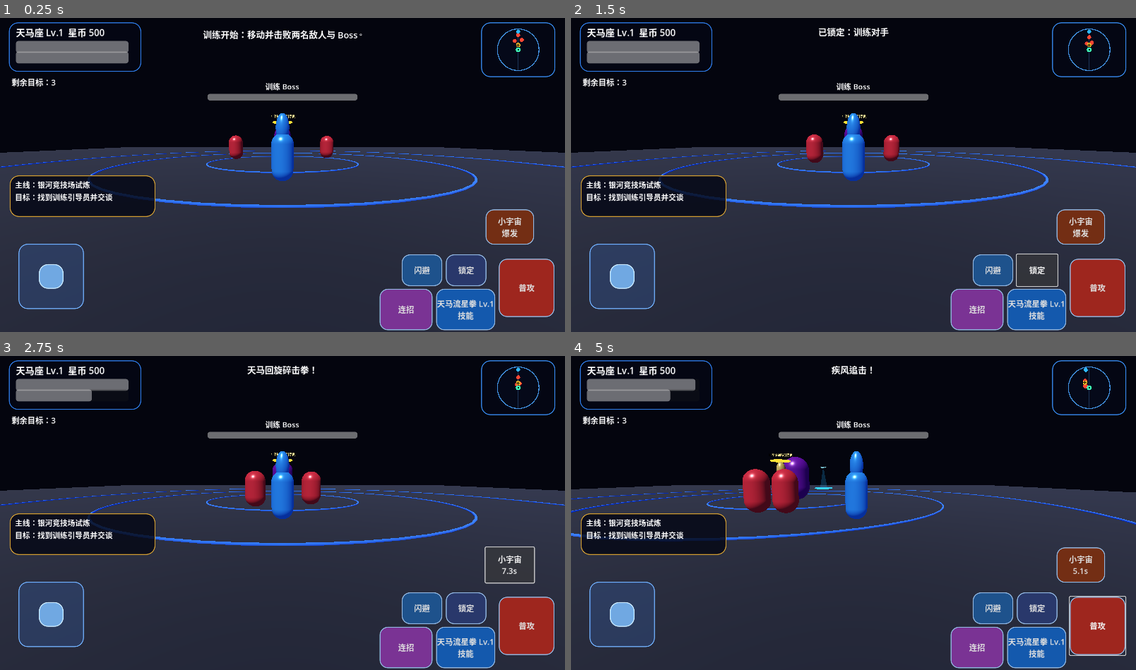
Above: before the commit, frames 1-4 (two rows, left to right).
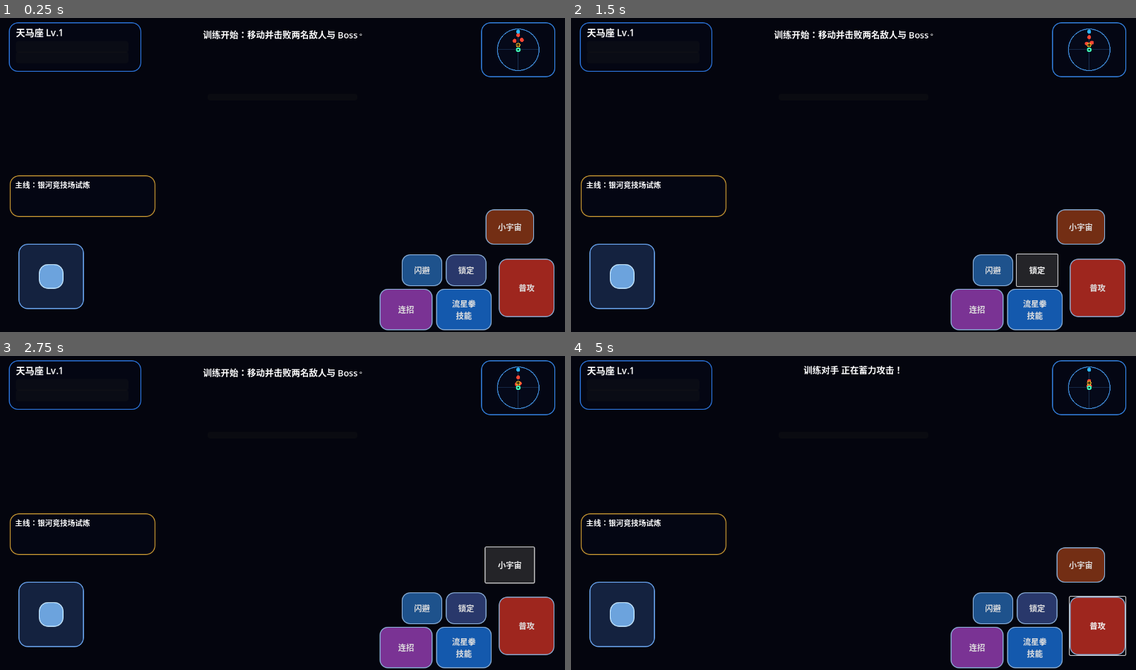
Above: after the commit, the same moments.

Repository: Qazwesrd/Saint-Seiya-Universe-War
Game: Godot game, scene res://scenes/main.tscn
The game is run twice, just before and just after one commit, with the same random seed, the same clock (stepped at 60 frames per second) and the same inputs.
Inputs (mouse positions are in pixels of both pictures, inside the frame that each line leads up to):
- Up to frame 1 (0.25 s): no input
- Up to frame 2 (1.5 s): click "闪避" at 0.5 s; click "锁定" at 1.25 s
- Up to frame 3 (2.75 s): click (508, 566) at 2 s, where only the run before the commit has a clickable "小宇宙 爆发"
- Up to frame 4 (5 s): click (1079, 566) at 2.75 s, where only the run before the commit has a clickable "小宇宙 7.3s"; click (1079, 566) at 3.5 s, where only the run before the commit has a clickable "小宇宙 6.6s"; tap Enter (ui_accept) at 4.25, 4.52 s; move the mouse to (977, 494) at 4.27 s; hold Right (ui_right) from 4.28 s (still down); click (977, 494) at 4.42 s

The runs differ from the first frame. In frame 1, 52% of the frame differs, in the area x 0-100%, y 1-100%; in frame 2, 52%; in frame 3, 52%; in frame 4, 52%.
Error after the commit: Parse Error: Expected closing "}" after dictionary elements. (res://scripts/skill_system.gd:15)

Commit message:
Build expanded nine-class skill catalog and passives

Diff:
--- a/game/scripts/skill_system.gd
+++ b/game/scripts/skill_system.gd
@@ -13,6 +13,16 @@
         "combo_range": 8.5, "combo_knockback": 9.0, "combo_launch": 3.8,
         "burst_range": 5.0, "burst_knockback": 12.0, "burst_launch": 4.5,
         "color": Color(0.18, 0.72, 1.0)
+        "abilities": [
+            {"id":"pegasus_skill_1","name":"流星突袭","description":"高速突进并连续打击，命中后短暂减速目标。","type":"突进","role":"单体","unlock_level":1,"cost":12,"cooldown":4},
+            {"id":"pegasus_skill_2","name":"星辰乱坠","description":"跃起后向前方区域连续轰击，适合追击与清场。","type":"范围","role":"群体","unlock_level":5,"cost":18,"cooldown":8},
+            {"id":"pegasus_skill_3","name":"流星爆裂拳","description":"短时间内快速打出多段拳击，积累斗志。","type":"连击","role":"单体","unlock_level":10,"cost":22,"cooldown":10},
+            {"id":"pegasus_skill_4","name":"回旋碎击拳","description":"抓取近身目标并重击摔落，造成倒地硬直。","type":"投技","role":"控制","unlock_level":18,"cost":25,"cooldown":14},
+            {"id":"pegasus_skill_5","name":"裂风踢","description":"旋身踢击周围敌人并获得短暂移速提升。","type":"机动","role":"群体","unlock_level":28,"cost":28,"cooldown":18},
+            {"id":"pegasus_skill_6","name":"闪影流星拳","description":"高速残影突袭，终段造成强力击倒。","type":"终结","role":"单体","unlock_level":40,"cost":35,"cooldown":28}
+        ],
+        "passive": {"name":"不屈斗志","description":"连续命中积累斗志；斗志满时下一次技能伤害提高。","effect":"combo_damage","value":0.08},
+        "resource_name": "斗志",
     },
     "dragon": {
         "class_name": "天龙座", "style": "强力破防与挑空",
@@ -24,6 +34,16 @@
         "combo_range": 7.8, "combo_knockback": 11.0, "combo_launch": 5.0,
         "burst_range": 6.5, "burst_knockback": 13.0, "burst_launch": 5.5,
         "color": Color(0.25, 0.85, 0.55)
+        "abilities": [
+            {"id":"dragon_skill_1","name":"龙纹之盾","description":"举盾格挡正面攻击，成功防御时恢复小宇宙。","type":"防御","role":"减伤","unlock_level":1,"cost":12,"cooldown":4},
+            {"id":"dragon_skill_2","name":"升龙阵","description":"向前方跃起挑击，击飞并打断普通敌人。","type":"挑空","role":"控制","unlock_level":5,"cost":18,"cooldown":8},
+            {"id":"dragon_skill_3","name":"真龙连牙","description":"连续重拳压制单体，末击破防。","type":"破防","role":"单体","unlock_level":10,"cost":22,"cooldown":10},
+            {"id":"dragon_skill_4","name":"庐山龙飞翔","description":"旋身冲锋撞开周围敌人。","type":"冲锋","role":"群体","unlock_level":18,"cost":25,"cooldown":14},
+            {"id":"dragon_skill_5","name":"龙之咆哮","description":"短时间提高防御与仇恨吸引能力。","type":"守护","role":"增益","unlock_level":28,"cost":28,"cooldown":18},
+            {"id":"dragon_skill_6","name":"庐山百龙霸","description":"召唤群龙之力轰击大范围敌人。","type":"奥义","role":"范围","unlock_level":40,"cost":35,"cooldown":28}
+        ],
+        "passive": {"name":"龙盾守护","description":"受到正面伤害时获得额外减伤，格挡后强化下一次重击。","effect":"damage_reduction","value":0.12},
+        "resource_name": "龙魂",
     },
     "cygnus": {
         "class_name": "白鸟座", "style": "中距离冰霜范围控制",
@@ -35,6 +55,16 @@
         "combo_range": 9.0, "combo_knockback": 8.0, "combo_launch": 2.0,
         "burst_range": 7.0, "burst_knockback": 10.0, "burst_launch": 3.0,
         "color": Color(0.55, 0.85, 1.0)
+        "abilities": [
+            {"id":"cygnus_skill_1","name":"冰晶之环","description":"释放寒气环绕自身，减缓近身敌人。","type":"控场","role":"减速","unlock_level":1,"cost":12,"cooldown":4},
+            {"id":"cygnus_skill_2","name":"冰结晶束缚","description":"凝结冰晶封锁目标，短暂冻结普通敌人。","type":"冻结","role":"控制","unlock_level":5,"cost":18,"cooldown":8},
+            {"id":"cygnus_skill_3","name":"钻石星尘拳","description":"向前方扇形释放冻气，多段远程伤害。","type":"远程","role":"群体","unlock_level":10,"cost":22,"cooldown":10},
+            {"id":"cygnus_skill_4","name":"冰封领域","description":"在地面形成持续寒冰区域，持续减速并伤害。","type":"领域","role":"持续","unlock_level":18,"cost":25,"cooldown":14},
+            {"id":"cygnus_skill_5","name":"寒冰护体","description":"凝结冰甲，短暂降低受到的伤害。","type":"防御","role":"减伤","unlock_level":28,"cost":28,"cooldown":18},
+            {"id":"cygnus_skill_6","name":"曙光女神之宽恕","description":"释放极寒终极冻气，对范围敌人造成重击。","type":"奥义","role":"范围","unlock_level":40,"cost":35,"cooldown":28}
+        ],
+        "passive": {"name":"绝对零度","description":"对被减速或冻结的敌人造成额外伤害。","effect":"control_damage","value":0.12},
+        "resource_name": "冻气",
     },
     "andromeda": {
         "class_name": "仙女座", "style": "长距离锁链牵制",
@@ -46,6 +76,16 @@
         "combo_range": 10.0, "combo_knockback": 7.5, "combo_launch": 1.5,
         "burst_range": 8.5, "burst_knockback": 9.0, "burst_launch": 2.5,
         "color": Color(0.85, 0.55, 1.0)
+        "abilities": [
+            {"id":"andromeda_skill_1","name":"星云锁链·圆锁","description":"锁链环绕自身，拦截近身敌人。","type":"防御","role":"反制","unlock_level":1,"cost":12,"cooldown":4},
+            {"id":"andromeda_skill_2","name":"星云锁链·角锁","description":"远距离锁定并刺击单个目标。","type":"牵制","role":"单体","unlock_level":5,"cost":18,"cooldown":8},
+            {"id":"andromeda_skill_3","name":"雷电锁链","description":"锁链在多个敌人间弹射，造成连锁伤害。","type":"弹射","role":"群体","unlock_level":10,"cost":22,"cooldown":10},
+            {"id":"andromeda_skill_4","name":"星云气流","description":"以锁链牵引自身快速位移并击退敌人。","type":"机动","role":"位移","unlock_level":18,"cost":25,"cooldown":14},
+            {"id":"andromeda_skill_5","name":"星云防御阵","description":"展开锁链防御阵，短时间提高防御。","type":"守护","role":"减伤","unlock_level":28,"cost":28,"cooldown":18},
+            {"id":"andromeda_skill_6","name":"星云风暴","description":"释放大范围锁链风暴，持续压制敌人。","type":"奥义","role":"范围","unlock_level":40,"cost":35,"cooldown":28}
+        ],
+        "passive": {"name":"星云守护","description":"生命较低时获得锁链护盾，控制技能效果增强。","effect":"damage_reduction","value":0.08},
+        "resource_name": "神恩",
     },
     "phoenix": {
         "class_name": "凤凰座", "style": "高爆发火焰突袭",
@@ -57,6 +97,16 @@
         "combo_range": 8.5, "combo_knockback": 12.0, "combo_launch": 4.0,
         "burst_range": 6.8, "burst_knockback": 15.0, "burst_launch": 5.0,
         "color": Color(1.0, 0.35, 0.18)
+        "abilities": [
+            {"id":"phoenix_skill_1","name":"凤翼天翔","description":"向前方释放烈焰冲击，造成高额爆发伤害。","type":"爆发","role":"范围","unlock_level":1,"cost":12,"cooldown":4},
+            {"id":"phoenix_skill_2","name":"凤凰幻魔拳","description":"精神冲击扰乱目标，使普通敌人短暂失衡。","type":"精神","role":"控制","unlock_level":5,"cost":18,"cooldown":8},
+            {"id":"phoenix_skill_3","name":"不死鸟烈焰","description":"在目标区域留下持续燃烧的火焰。","type":"灼烧","role":"持续","unlock_level":10,"cost":22,"cooldown":10},
+            {"id":"phoenix_skill_4","name":"暗黑凤凰召唤","description":"召唤幻影协同攻击，短时间追加伤害。","type":"召唤","role":"持续","unlock_level":18,"cost":25,"cooldown":14},
+            {"id":"phoenix_skill_5","name":"浴火重生","description":"濒危时触发一次短暂护盾与生命恢复，长冷却。","type":"复苏","role":"生存","unlock_level":28,"cost":28,"cooldown":18},
+            {"id":"phoenix_skill_6","name":"不死鸟涅槃","description":"爆发小宇宙，对周围敌人造成火焰终结伤害。","type":"奥义","role":"范围","unlock_level":40,"cost":35,"cooldown":28}
+        ],
+        "passive": {"name":"不死之炎","description":"技能命中可叠加焰力，焰力提高持续伤害与终结技伤害。","effect":"damage","value":0.1},
+        "resource_name": "焰力",
     },
     "sea_dragon": {
         "class_name": "海龙", "style": "次元远程与范围冲击",
@@ -68,6 +118,16 @@
         "combo_range": 10.0, "combo_knockback": 10.0, "combo_launch": 3.5,
         "burst_range": 8.0, "burst_knockback": 14.0, "burst_launch": 4.2,
         "color": Color(0.2, 0.75, 0.9)
+        "abilities": [
+            {"id":"sea_dragon_skill_1","name":"黄金三角次元","description":"开启次元裂隙，对前方敌人造成空间冲击。","type":"次元","role":"范围","unlock_level":1,"cost":12,"cooldown":4},
+            {"id":"sea_dragon_skill_2","name":"幻胧魔皇拳","description":"精神压制目标，降低其攻击威胁。","type":"精神","role":"控制","unlock_level":5,"cost":18,"cooldown":8},
+            {"id":"sea_dragon_skill_3","name":"海龙突袭","description":"快速突进至目标附近并造成穿刺伤害。","type":"突袭","role":"单体","unlock_level":10,"cost":22,"cooldown":10},
+            {"id":"sea_dragon_skill_4","name":"次元迷踪","description":"短暂进入空间闪避状态，提高机动性。","type":"闪避","role":"生存","unlock_level":18,"cost":25,"cooldown":14},
+            {"id":"sea_dragon_skill_5","name":"深海漩涡","description":"制造漩涡牵引并减速周围敌人。","type":"牵引","role":"群体","unlock_level":28,"cost":28,"cooldown":18},
+            {"id":"sea_dragon_skill_6","name":"海龙怒涛","description":"召唤海潮与次元力量进行大范围轰击。","type":"奥义","role":"范围","unlock_level":40,"cost":35,"cooldown":28}
+        ],
+        "passive": {"name":"异次元掌控","description":"从目标侧后方攻击时伤害提高，突袭后短暂提高闪避。","effect":"damage","value":0.1},
+        "resource_name": "次元",
     },
     "tenmou": {
         "class_name": "天猛", "style": "重型近战压制",
@@ -79,6 +139,16 @@
         "combo_range": 7.0, "combo_knockback": 13.0, "combo_launch": 3.0,
         "burst_range": 6.0, "burst_knockback": 16.0, "burst_launch": 4.0,
         "color": Color(0.8, 0.45, 0.25)
+        "abilities": [
+            {"id":"tenmou_skill_1","name":"天猛重击","description":"沉重打击正面敌人，造成高硬直。","type":"重击","role":"破防","unlock_level":1,"cost":12,"cooldown":4},
+            {"id":"tenmou_skill_2","name":"钢铁冲击","description":"蓄力冲锋，撞开路径上的敌人。","type":"冲锋","role":"群体","unlock_level":5,"cost":18,"cooldown":8},
+            {"id":"tenmou_skill_3","name":"碎岩震地","description":"重击地面产生冲击波。","type":"震地","role":"范围","unlock_level":10,"cost":22,"cooldown":10},
+            {"id":"tenmou_skill_4","name":"铁壁架势","description":"进入防御架势，降低伤害并抵抗击退。","type":"防御","role":"减伤","unlock_level":18,"cost":25,"cooldown":14},
+            {"id":"tenmou_skill_5","name":"狂战怒意","description":"生命降低时提升攻击，持续一段时间。","type":"狂怒","role":"增益","unlock_level":28,"cost":28,"cooldown":18},
+            {"id":"tenmou_skill_6","name":"天猛陨星破","description":"跃起砸地，对大范围敌人造成重击。","type":"奥义","role":"范围","unlock_level":40,"cost":35,"cooldown":28}
+        ],
+        "passive": {"name":"冥斗士战意","description":"生命越低攻击越高，重击对霸体目标更有效。","effect":"damage","value":0.12},
+        "resource_name": "怒气",
     },
     "lyra": {
         "class_name": "天琴", "style": "音波中距离牵制",
@@ -90,6 +160,16 @@
         "combo_range": 9.5, "combo_knockback": 6.0, "combo_launch": 1.0,
         "burst_range": 8.0, "burst_knockback": 8.0, "burst_launch": 2.0,
         "color": Color(0.9, 0.8, 0.35)
+        "abilities": [
+            {"id":"lyra_skill_1","name":"弦乐幻境","description":"演奏音波扰乱敌人并造成持续伤害。","type":"音波","role":"持续","unlock_level":1,"cost":12,"cooldown":4},
+            {"id":"lyra_skill_2","name":"死亡交响曲","description":"释放高强度音波，对扇形区域造成伤害与硬直。","type":"控制","role":"群体","unlock_level":5,"cost":18,"cooldown":8},
+            {"id":"lyra_skill_3","name":"弦音屏障","description":"音律形成护盾，短时间降低受到的伤害。","type":"护盾","role":"防御","unlock_level":10,"cost":22,"cooldown":10},
+            {"id":"lyra_skill_4","name":"镇魂曲","description":"持续音波削弱敌人攻击与移动。","type":"削弱","role":"减益","unlock_level":18,"cost":25,"cooldown":14},
+            {"id":"lyra_skill_5","name":"治愈旋律","description":"演奏恢复乐章，为自身恢复生命与小宇宙。","type":"治疗","role":"恢复","unlock_level":28,"cost":28,"cooldown":18},
+            {"id":"lyra_skill_6","name":"黄金弦乐终章","description":"奏响终曲，对范围敌人造成高额音波伤害。","type":"奥义","role":"范围","unlock_level":40,"cost":35,"cooldown":28}
+        ],
+        "passive": {"name":"黄金和弦","description":"治疗与音波技能命中后积累和弦，强化下一次控制。","effect":"stagger","value":0.15},
+        "resource_name": "音律",
     },
     "sea_swallow": {
         "class_name": "海燕", "style": "高速机动突袭",
@@ -101,6 +181,16 @@
         "combo_range": 9.0, "combo_knockback": 8.5, "combo_launch": 3.0,
         "burst_range": 6.0, "burst_knockback": 10.0, "burst_launch": 3.8,
         "color": Color(0.25, 0.9, 0.8)
+        "abilities": [
+            {"id":"sea_swallow_skill_1","name":"海燕疾风","description":"高速向前突刺并快速撤步。","type":"突进","role":"机动","unlock_level":1,"cost":12,"cooldown":4},
+            {"id":"sea_swallow_skill_2","name":"旋流突袭","description":"连续旋身攻击周围敌人。","type":"连击","role":"群体","unlock_level":5,"cost":18,"cooldown":8},
+            {"id":"sea_swallow_skill_3","name":"疾风回旋踢","description":"回旋踢击退近身目标。","type":"击退","role":"控制","unlock_level":10,"cost":22,"cooldown":10},
+            {"id":"sea_swallow_skill_4","name":"潮汐步","description":"短时间提高移动与闪避能力。","type":"身法","role":"增益","unlock_level":18,"cost":25,"cooldown":14},
+            {"id":"sea_swallow_skill_5","name":"风刃连射","description":"向前方快速释放多道风刃。","type":"远程","role":"多段","unlock_level":28,"cost":28,"cooldown":18},
+            {"id":"sea_swallow_skill_6","name":"海燕龙卷风","description":"制造高速龙卷，对范围敌人连续打击。","type":"奥义","role":"范围","unlock_level":40,"cost":35,"cooldown":28}
+        ],
+        "passive": {"name":"疾风步","description":"连续闪避后获得短暂攻速与移动速度提升。","effect":"speed","value":0.12},
+        "resource_name": "疾风",
     }
 }
 
@@ -154,3 +244,36 @@
     for stage in ARMOR_STAGES:
         result.append({"stage": stage, "parts": ARMOR_PARTS.duplicate(), "repairable": true, "awakening": stage in ["黄金圣衣", "神圣衣", "主神圣衣"]})
     return result
+
+
+func get_ability_catalog(class_id: String) -> Array:
+    var data := get_class_skill(class_id)
+    return data.get("abilities", []).duplicate(true)
+
+func get_passive(class_id: String) -> Dictionary:
+    return get_class_skill(class_id).get("passive", {}).duplicate(true)
+
+func get_skill_damage_multiplier(class_id: String, target: Node = null) -> float:
+    var passive := get_passive(class_id)
+    var effect := str(passive.get("effect", ""))
+    var value := float(passive.get("value", 0.0))
+    if effect == "damage":
+        return 1.0 + value
+    if effect == "combo_damage":
+        return 1.0 + value
+    if effect == "control_damage" and is_instance_valid(target):
+        if target.has_method("is_controlled") and bool(target.call("is_controlled")):
+            return 1.0 + value
+    return 1.0
+
+func get_damage_reduction(class_id: String) -> float:
+    var passive := get_passive(class_id)
+    if str(passive.get("effect", "")) == "damage_reduction":
+        return clampf(float(passive.get("value", 0.0)), 0.0, 0.35)
+    return 0.0
+
+func get_skill_unlock_level(class_id: String, ability_id: String) -> int:
+    for ability in get_ability_catalog(class_id):
+        if str(ability.get("id", "")) == ability_id:
+            return int(ability.get("unlock_level", 1))
+    return 999
